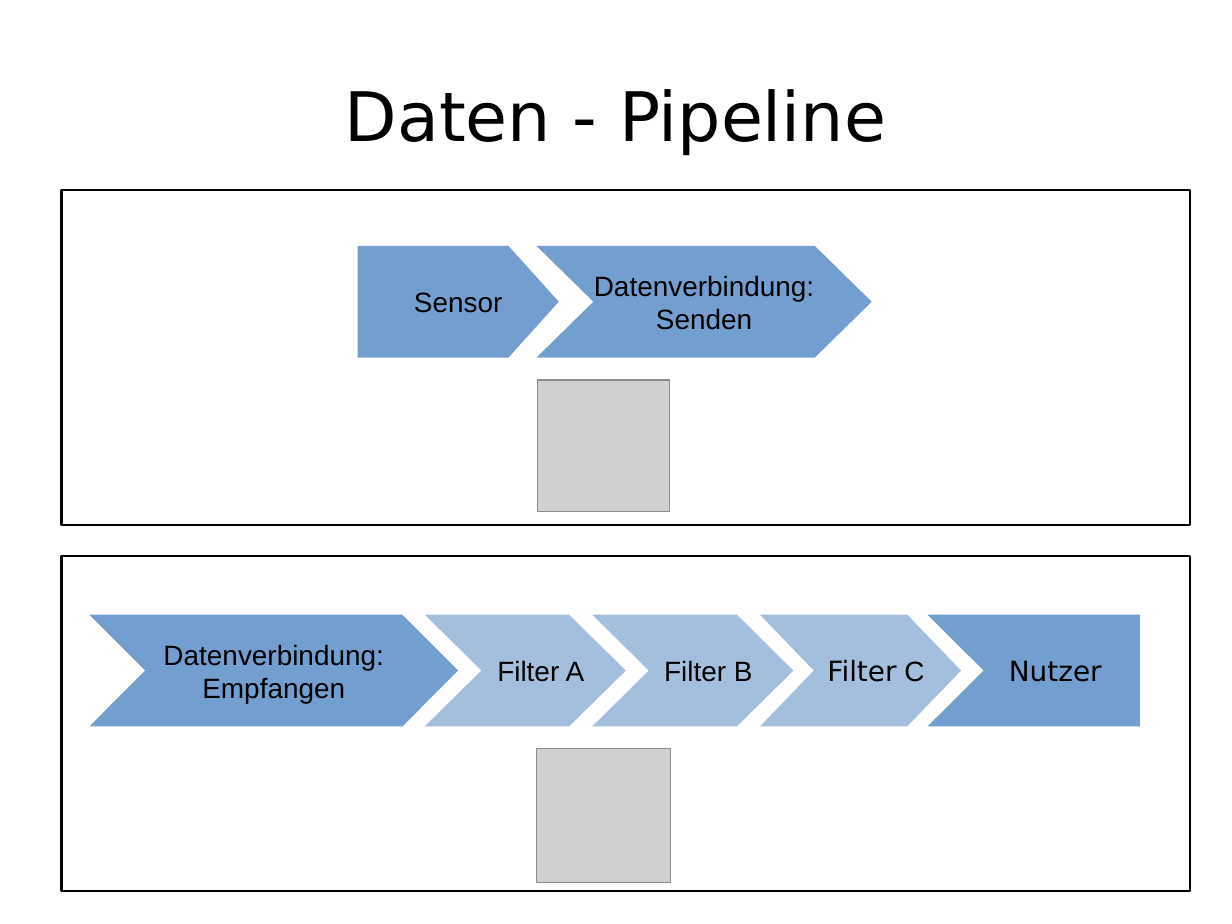
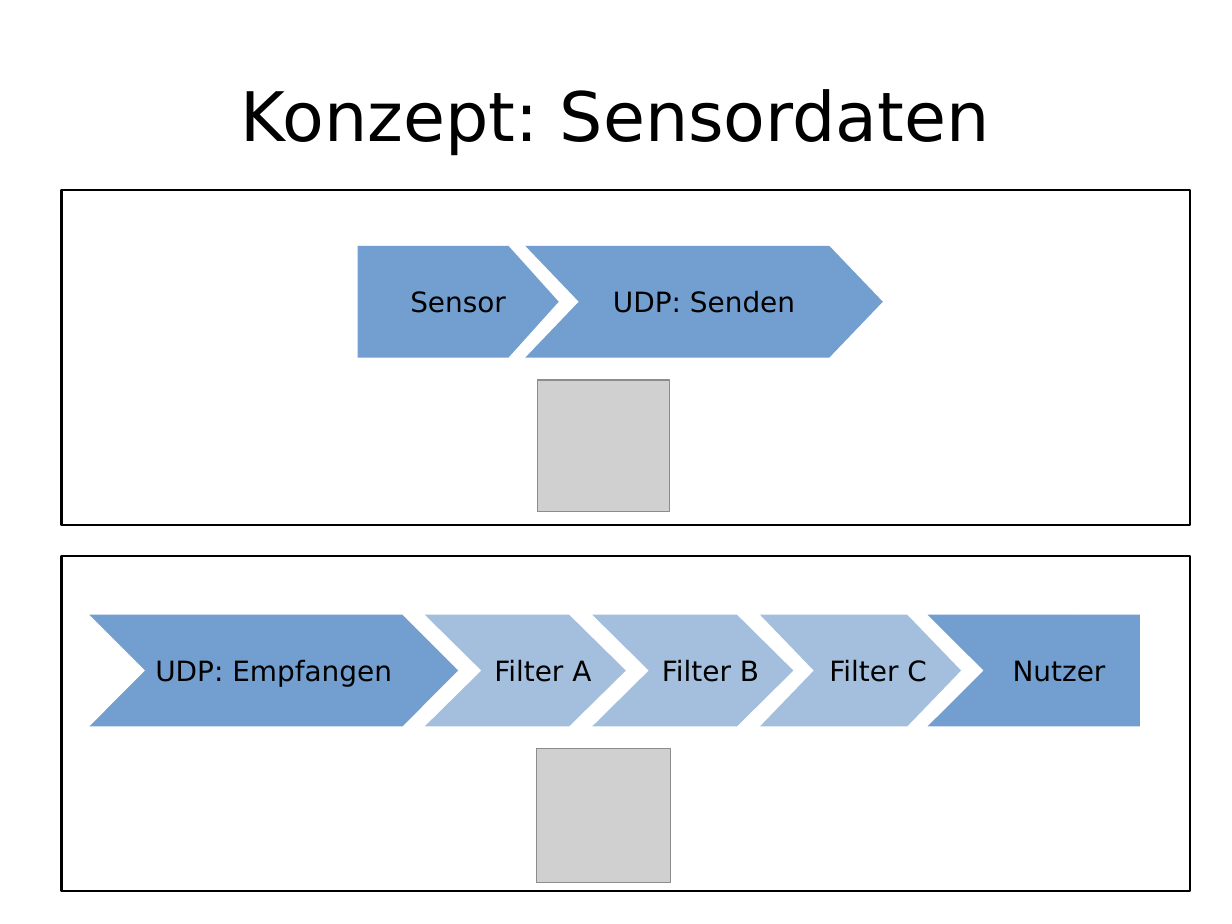
Before and after one commit to enra64/psychic-giggle, a slide deck: slide 15 of zwischenstand anfang dezember.odp (slide 16 before the commit). Drawn at 1232x924 pixels with LibreOffice and Linux fonts; fonts in the diff are those of the drawing; grey boxes stand for pictures. Boxes give left, top, right and bottom in pixels: in the first picture for what was removed or moved away, otherwise in the second. Text is boxed around its words. In the diff, an @@ line names an element or a change of style, - is before the commit and + after.

```diff
--- a/zwischenstand anfang dezember.odp
+++ b/zwischenstand anfang dezember.odp
@@ title at [241,89,990,155]: text changed @@
-Daten - Pipeline
+Konzept: Sensordaten
@@ freeform shape "UDP: Senden": place and size @@
-freeform shape "UDP: Senden" at [537,246,872,358]
+freeform shape "UDP: Senden" at [525,246,883,358]
@@ text in freeform shape at [613,290,795,313]: text changed; font Arial to DejaVu Sans @@
-Datenverbindung:
-Senden
+UDP: Senden
@@ font Arial to DejaVu Sans in 3 elements at [358,246,559,358], [425,615,626,727], [593,615,794,727] @@
@@ freeform shape "Filter C" at [760,615,961,727]: font Arial to DejaVu Sans in "C" @@
@@ text in freeform shape at [155,659,392,687]: text changed; font Arial to DejaVu Sans @@
-Datenverbindung:
-Empfangen
+UDP: Empfangen
```
Also in this commit, not shown: 2 other slides changed, 4 slides added, 4 slides removed, 17 other files.
